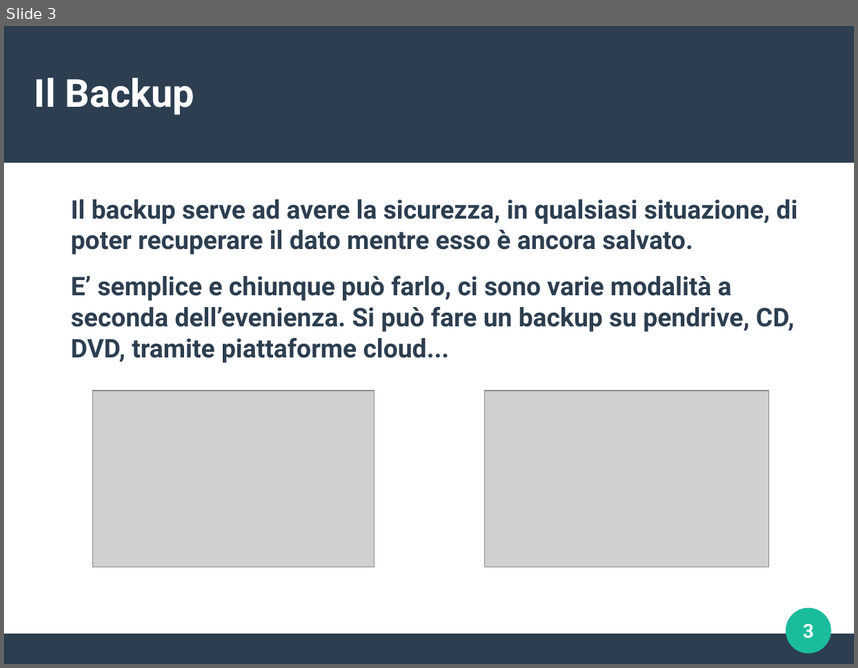
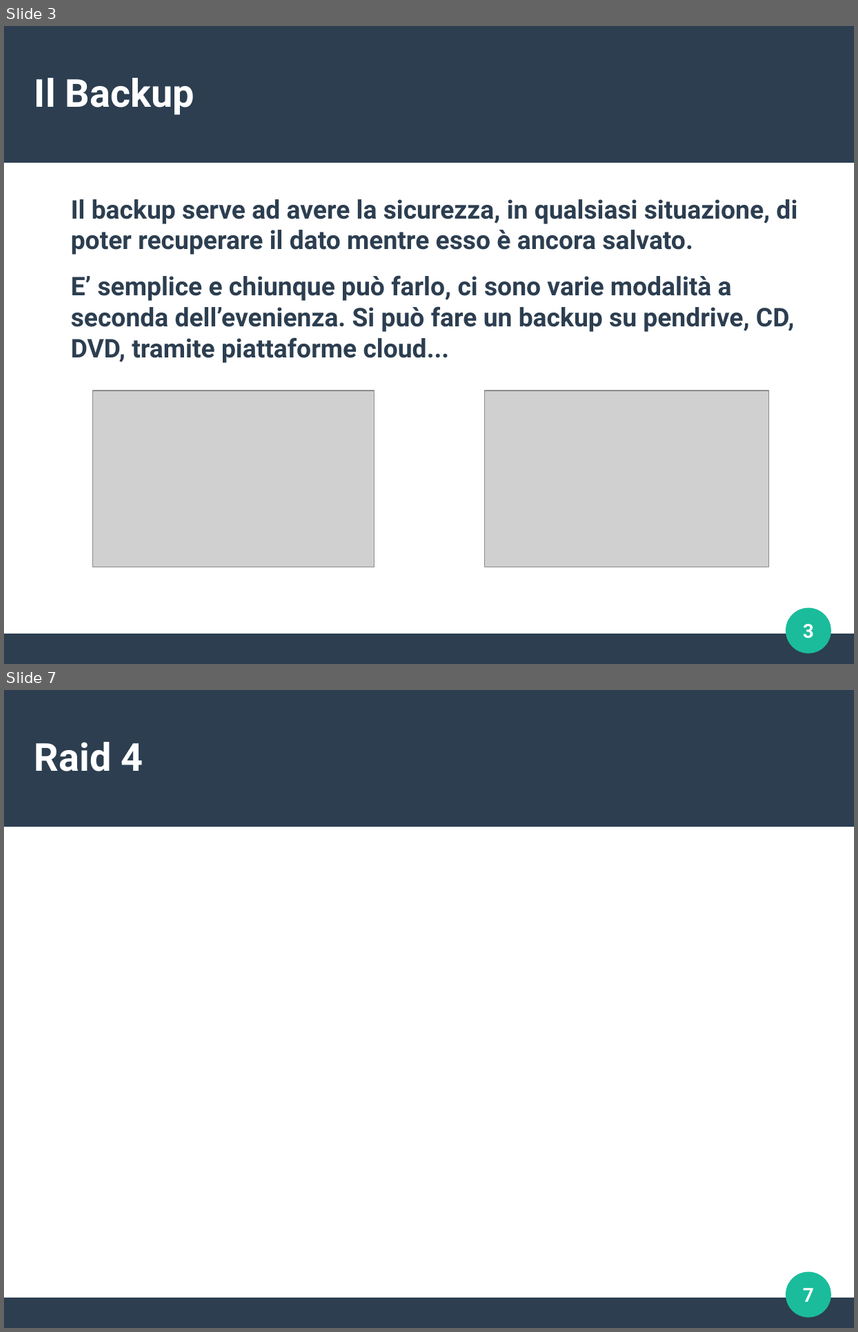
Before and after one commit to Brombe74/Debian-VM, a slide deck: Presentazione_sistemi.odp. Shown one above the other, each under a label of ours: slide 3 before the commit, slides 3 and 7 after it; the slides between them are not shown. The pictures are 858x668 and 858x1332 pixels, drawn with LibreOffice and Linux fonts; fonts in the diff are those of the drawing; grey boxes stand for pictures. Boxes give left, top, right and bottom in pixels: in the first picture for what was removed or moved away, otherwise in the second. Text is boxed around its words. In the diff, an @@ line names an element or a change of style, - is before the commit and + after.

```diff
--- a/Presentazione_sistemi.odp
+++ b/Presentazione_sistemi.odp
@@ slide 7 added at (4,690,854,1328), background #FFFFFF; not listed: 3 template elements that a slide beside it also shows @@
@@ title added at (34,742,143,771), 36 pt, text #FFFFFF, bold @@
+Raid 4
@@ page number added at (803,1288,814,1301), 18 pt, text #FFFFFF, bold @@
+7
```
Also in this commit, not shown: 1 slide changed, 3 other slides added, 1 slide removed.
